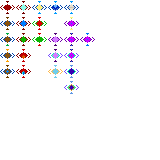
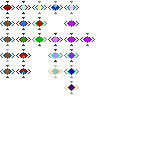
Two versions of the same layered image (160 x 160). Layer-by-layer changes:
moved "WarpWard" into group "Illusion" over [64, 84, 79, 91]
painted on "Layer 3" (2nd of 24, in "Illusion" › "WarpWard") over [64, 85, 79, 90]
added group "Group 2" with 2 layers in group "WarpWard" over [68, 84, 75, 91]
moved "Layer 2" (2nd of 24, in "Illusion" › "WarpWard" › "Group 2") into group "Group 2", painted on it over [68, 84, 75, 91]
